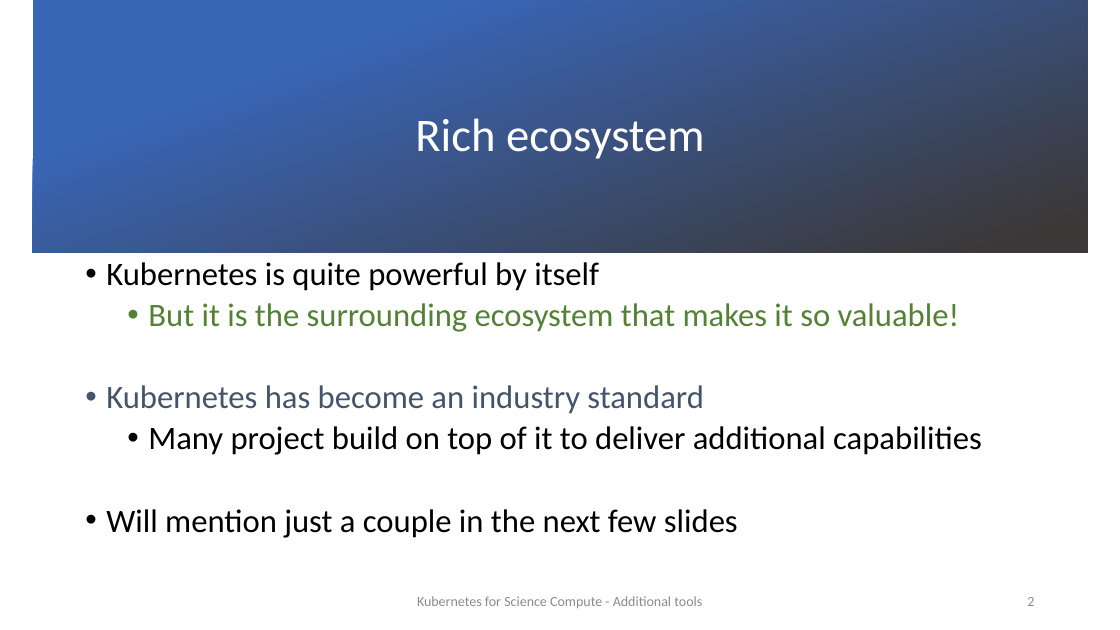
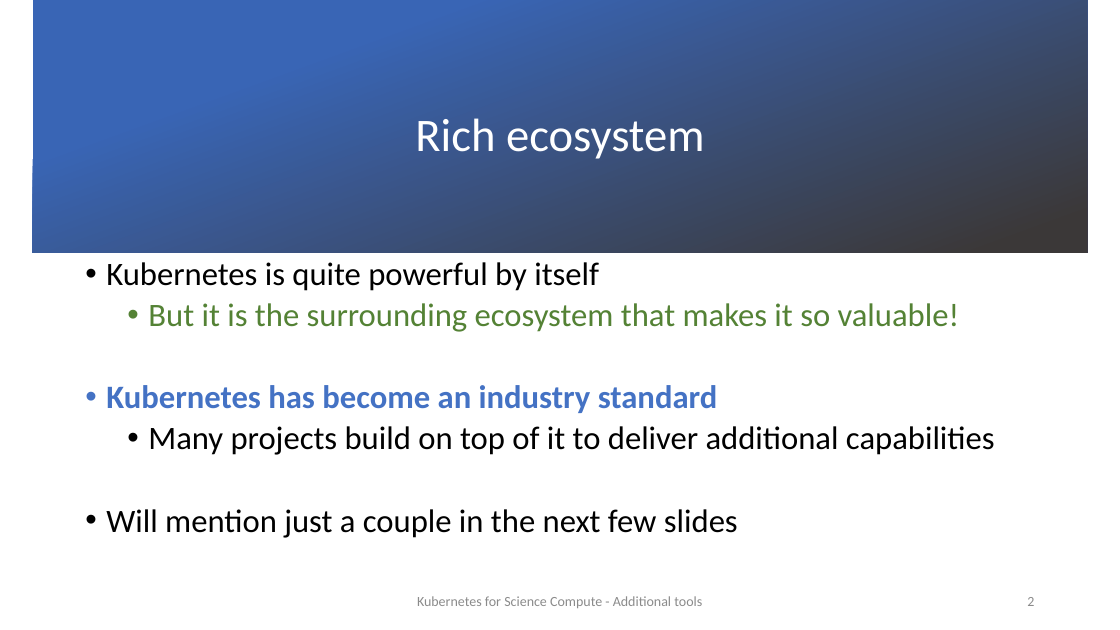
Before and after one commit to sfiligoi/tutorial-k8s-sdsc2022, a slide deck: slide 2 of slides/7_kubernetes_extra.pptx. Drawn at 1120x630 pixels with LibreOffice and Linux fonts; fonts in the diff are those of the drawing; background and template pictures are left out. Boxes give left, top, right and bottom in pixels: in the first picture for what was removed or moved away, otherwise in the second. Text is boxed around its words. In the diff, an @@ line names an element or a change of style, - is before the commit and + after.

```diff
--- a/slides/7_kubernetes_extra.pptx
+++ b/slides/7_kubernetes_extra.pptx
@@ text at (106, 385, 718, 413): text colour #44546A to #4472C4, bold on in "Kubernetes has become an industry standard" @@
@@ text at (148, 426, 995, 455): text changed @@
-  • Many project build on top of it to deliver additional capabilities
+  • Many projects build on top of it to deliver additional capabilities
```
Also in this commit, not shown: 2 other slides changed.
